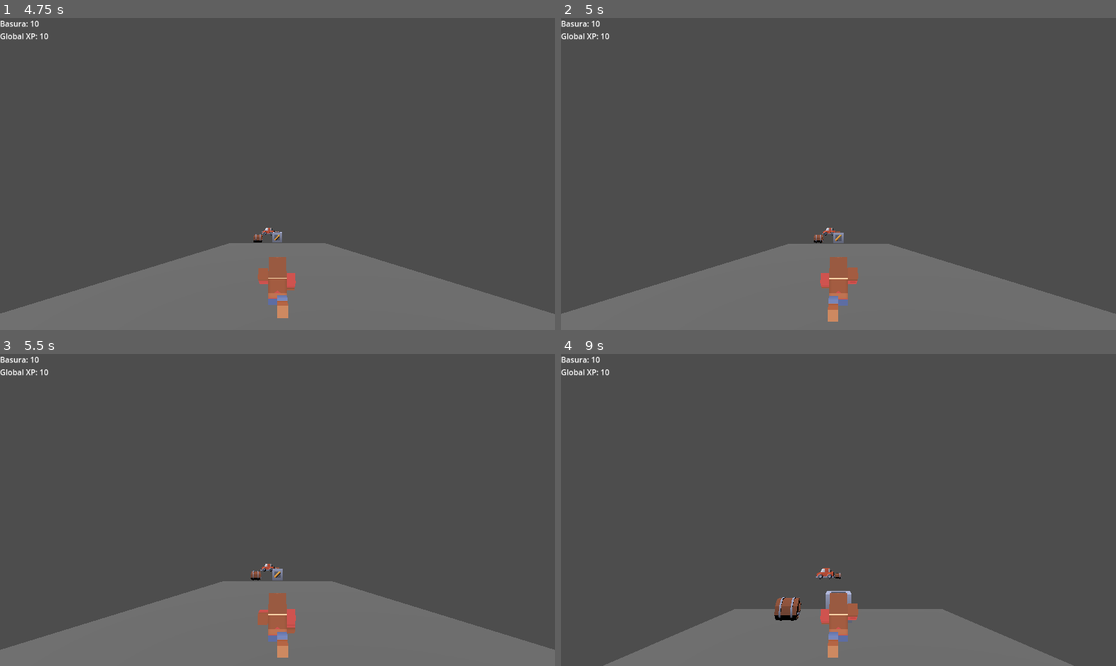
Above: before the commit, frames 1-4 (two rows, left to right).
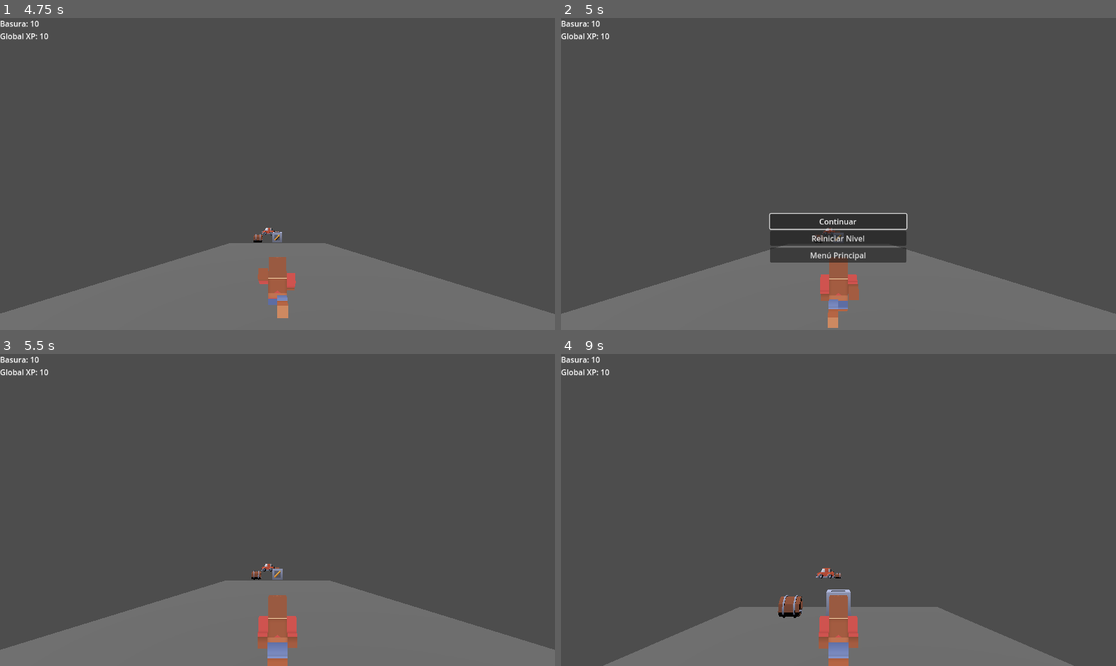
Above: after the commit, the same moments.

Repository: Ilesandres/game-recolections
Game: Godot game, scene res://src/UI/MainMenu.tscn
Two runs of this game, one before a commit and one after it. Both use one fixed random seed, a clock stepped at 60 frames per second and the inputs below.
Inputs (mouse positions are in pixels of both pictures, inside the frame that each line leads up to):
- Up to frame 1 (4.75 s): click "Jugar" at 0.5 s; tap Enter (ui_accept) at 1.25, 2.1, 2.27, 2.57, 3.6, 3.77, 4.07 s; hold Right (ui_right) 1.28-2.03 s; hold Enter (ui_accept) 1.28-2.03 s; hold Down (ui_down) 2.03-2.78 s; hold Enter (ui_accept) 2.78-3.53 s; hold Right (ui_right) 2.78-4.28 s; hold Left (ui_left) from 4.28 s (still down); hold Enter (ui_accept) from 4.28 s (still down)
- Up to frame 2 (5 s): keep holding Left (ui_left); keep holding Enter (ui_accept); tap Escape (ui_cancel) at 4.9 s
- Up to frame 3 (5.5 s): release Left (ui_left) at 5 s; release Enter (ui_accept) at 5 s; click (277, 556) at 5 s, where only the run after the commit has a clickable "Continuar"
- Up to frame 4 (9 s): hold Left (ui_left) 5.78-6.53 s; tap Enter (ui_accept) at 5.85, 6.02, 6.32, 7.35, 7.52, 7.82, 8.85 s; hold Down (ui_down) 6.53-7.28 s; hold Enter (ui_accept) 6.53-7.28 s; hold Right (ui_right) from 7.28 s (still down); hold Enter (ui_accept) 8.03-8.78 s

Frame 1 is identical in both runs. In frame 2, 4.2% of the frame differs, in the area x 37-95%, y 62-100%; in frame 3, 0.9%; in frame 4, 1.4%.

Commit message:
menu de pausa funcional

Diff:
--- a/scenes/Game.gd
+++ b/scenes/Game.gd
@@ -1,5 +1,27 @@
 
 extends Node3D
+const PAUSE_MENU_SCENE= preload("res://src/UI/PauseMenu.tscn")
+var pause_menu:CanvasLayer=null
+@onready var player_node= $PlayerContainer/Player
+
+func _ready():
+	pause_menu=PAUSE_MENU_SCENE.instantiate()
+	add_child(pause_menu)
+	pause_menu.set_process_priority(100)
+
+	GlobalData.load_game()
+	if is_instance_valid(player_node):
+		player_node.player_died.connect(_on_player_player_died)
+
+func _unhandled_input(event):
+	if event.is_action_pressed("ui_cancel"):
+		get_viewport().set_input_as_handled()
+		var menu_control= pause_menu.get_node("PauseMenu")
+		if get_tree().paused:
+			menu_control.unpause_game()
+			print("continuando")
+		else:
+			menu_control.pause_game()
 
 func _on_player_player_died():
 	get_tree().paused = true
--- a/scenes/game_scene.tscn
+++ b/scenes/game_scene.tscn
@@ -1,12 +1,16 @@
-[gd_scene load_steps=5 format=3 uid="uid://56lpctep3l7v"]
+[gd_scene load_steps=6 format=3 uid="uid://56lpctep3l7v"]
 
 [ext_resource type="PackedScene" uid="uid://dafs75w0piw2p" path="res://scenes/Player.tscn" id="1_onqr8"]
 [ext_resource type="Script" uid="uid://b5sq6tiw316pq" path="res://scenes/Game.gd" id="1_ycayy"]
+[ext_resource type="PackedScene" uid="uid://0m4adu0ptjt7" path="res://src/UI/PauseMenu.tscn" id="2_y3j0m"]
 [ext_resource type="Script" uid="uid://2pniuraunbsy" path="res://scenes/LevelSpawner.gd" id="2_ycayy"]
 [ext_resource type="PackedScene" uid="uid://de1403bgftvag" path="res://src/UI/HUD.tscn" id="4_bw6k5"]
 
 [node name="Game" type="Node3D"]
 script = ExtResource("1_ycayy")
+
+[node name="HUD" parent="." instance=ExtResource("4_bw6k5")]
+mouse_filter = 2
 
 [node name="PlayerContainer" type="Node3D" parent="."]
 
@@ -24,6 +28,6 @@
 [node name="DirectionalLight3D" type="DirectionalLight3D" parent="."]
 transform = Transform3D(0.49236777, 0.5183789, -0.69918334, -0.13591659, 0.8392383, 0.52650344, 0.8597097, -0.16420272, 0.48367015, -20.806108, 11.102917, 8.517822)
 
-[node name="HUD" parent="." instance=ExtResource("4_bw6k5")]
+[node name="PauseMenuLayer" parent="." instance=ExtResource("2_y3j0m")]
 
 [connection signal="player_died" from="PlayerContainer/Player" to="." method="_on_player_player_died"]
--- a/src/UI/HUD.tscn
+++ b/src/UI/HUD.tscn
@@ -7,6 +7,8 @@
 anchors_preset = 15
 anchor_right = 1.0
 anchor_bottom = 1.0
+offset_right = -975.0
+offset_bottom = -450.0
 grow_horizontal = 2
 grow_vertical = 2
 
--- /dev/null
+++ b/src/UI/PauseMenu.gd
@@ -0,0 +1,38 @@
+extends Control
+
+const GAME_SCENE_PATH = "res://scenes/game_scene.tscn"
+const MAIN_MENU_SCENE_PATH = "res://src/UI/MainMenu.tscn"
+
+var game_root: Node
+
+func _ready():
+	hide()
+	get_tree().paused = false
+
+
+func _on_resume_button_pressed():
+	print("continuando partida")
+	unpause_game()
+
+func _on_restart_button_pressed():
+	print("hola mundo pause menu")
+	unpause_game()
+	get_tree().reload_current_scene()
+	GlobalData.current_score = 0
+
+func _on_main_menu_button_pressed():
+	print("hola pause menu")
+	unpause_game()
+	GlobalData.save_game()
+	get_tree().change_scene_to_file(MAIN_MENU_SCENE_PATH)
+
+
+func pause_game():
+
+	get_tree().paused = true
+	show()
+	$PauseButtonContainer/ResumeButton.grab_focus()
+
+func unpause_game():
+	get_tree().paused = false
+	hide()
--- a/src/UI/PauseMenu.tscn
+++ b/src/UI/PauseMenu.tscn
@@ -1,6 +1,11 @@
-[gd_scene format=3 uid="uid://0m4adu0ptjt7"]
+[gd_scene load_steps=2 format=3 uid="uid://0m4adu0ptjt7"]
 
-[node name="PauseMenu" type="Control"]
+[ext_resource type="Script" uid="uid://gm5yk7b5ija0" path="res://src/UI/PauseMenu.gd" id="1_dt3c7"]
+
+[node name="PauseMenuLayer" type="CanvasLayer"]
+process_mode = 1
+
+[node name="PauseMenu" type="Control" parent="."]
 process_mode = 1
 layout_mode = 3
 anchors_preset = 15
@@ -8,27 +13,36 @@
 anchor_bottom = 1.0
 grow_horizontal = 2
 grow_vertical = 2
+script = ExtResource("1_dt3c7")
 
-[node name="VBoxContainer" type="VBoxContainer" parent="."]
+[node name="PauseButtonContainer" type="VBoxContainer" parent="PauseMenu"]
 layout_mode = 1
-anchors_preset = 13
-anchor_left = 0.5
-anchor_right = 0.5
+anchors_preset = -1
+anchor_left = 0.46500003
+anchor_top = 0.628
+anchor_right = 0.54300004
 anchor_bottom = 1.0
-offset_left = -62.0
-offset_top = 440.0
-offset_right = 168.0
+offset_left = -101.68005
+offset_top = 0.055999756
+offset_right = 91.46393
 grow_horizontal = 2
 grow_vertical = 2
 
-[node name="ResumeButton" type="Button" parent="VBoxContainer"]
+[node name="ResumeButton" type="Button" parent="PauseMenu/PauseButtonContainer"]
+process_mode = 2
 layout_mode = 2
 text = "Continuar"
 
-[node name="RestartButton" type="Button" parent="VBoxContainer"]
+[node name="RestartButton" type="Button" parent="PauseMenu/PauseButtonContainer"]
+process_mode = 2
 layout_mode = 2
 text = "Reiniciar Nivel"
 
-[node name="MainMenuButton" type="Button" parent="VBoxContainer"]
+[node name="MainMenuButton" type="Button" parent="PauseMenu/PauseButtonContainer"]
+process_mode = 2
 layout_mode = 2
 text = "Menú Principal"
+
+[connection signal="pressed" from="PauseMenu/PauseButtonContainer/ResumeButton" to="PauseMenu" method="_on_resume_button_pressed"]
+[connection signal="pressed" from="PauseMenu/PauseButtonContainer/RestartButton" to="PauseMenu" method="_on_restart_button_pressed"]
+[connection signal="pressed" from="PauseMenu/PauseButtonContainer/MainMenuButton" to="PauseMenu" method="_on_main_menu_button_pressed"]
--- a/src/UI/ScoreDisplay.gd
+++ b/src/UI/ScoreDisplay.gd
@@ -4,3 +4,7 @@
 func _process(delta):
 
 	text = "Basura: " + str(GlobalData.current_score) + "\nGlobal XP: " + str(GlobalData.total_global_trash)
+
+func _unhandled_input(event):
+	if event.is_action_pressed("ui_accept"):
+		print("aceptando desde scorelabel")
Not shown, added: src/UI/PauseMenu.gd.uid
